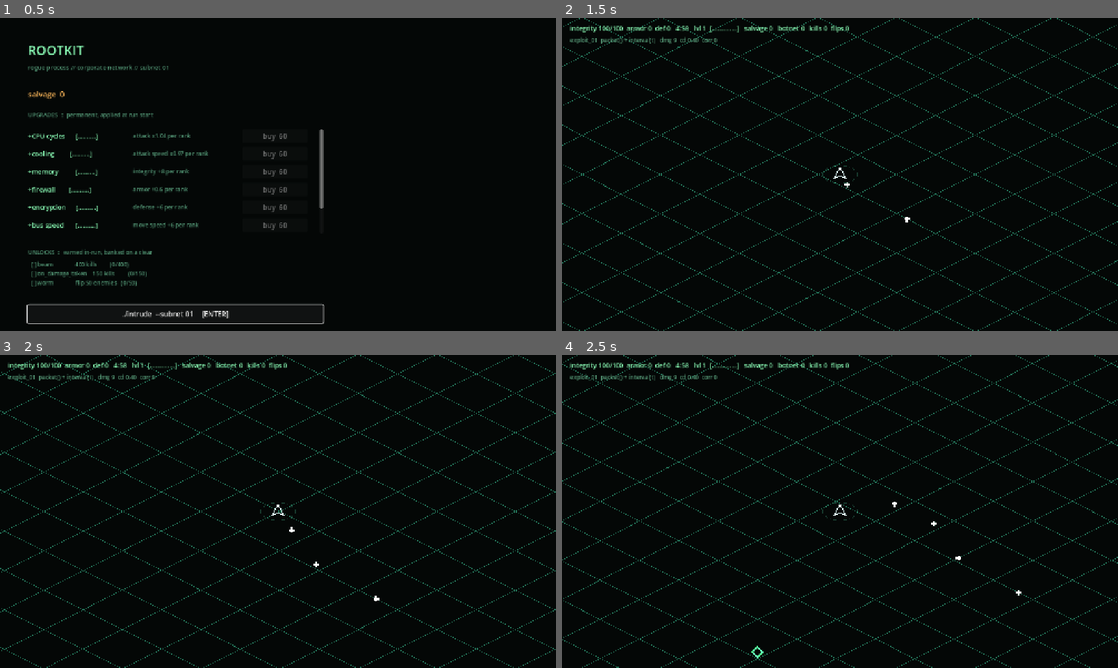
Above: before the commit, frames 1-4 (two rows, left to right).
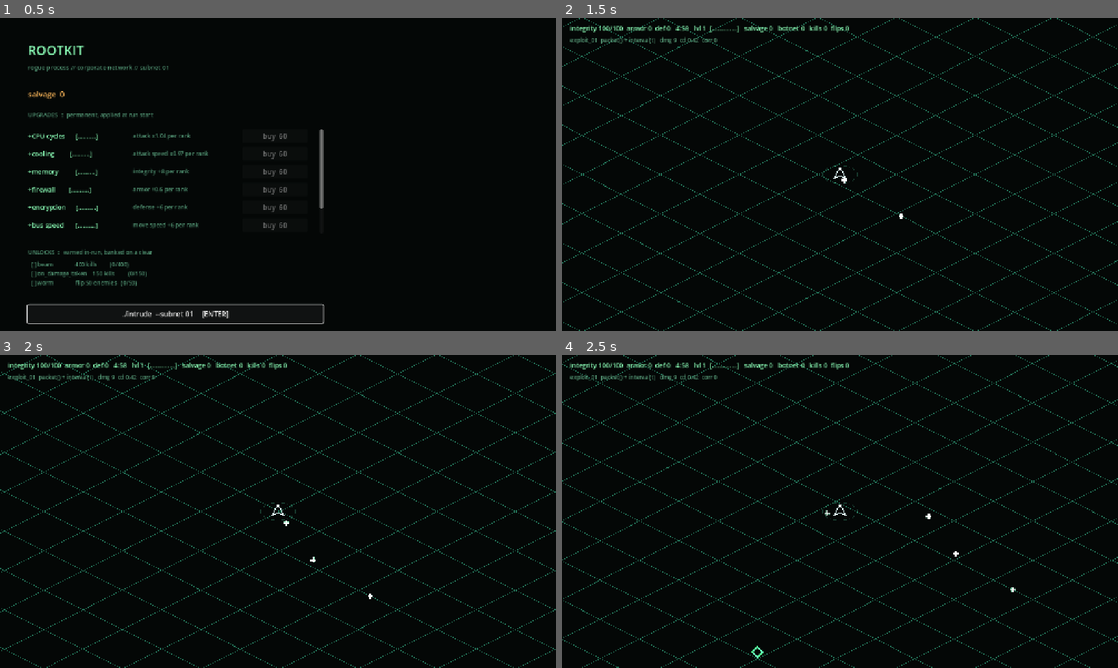
Above: after the commit, the same moments.

Repository: seanperkins/rootkit-game
Game: Godot game, scene res://scenes/main.tscn
The game is run twice, just before and just after one commit, with the same random seed, the same clock (stepped at 60 frames per second) and the same inputs.
Inputs:
- Up to frame 1 (0.5 s): no input
- Up to frame 2 (1.5 s): click "./intrude --subnet 01 [ENTER]" at 0.5 s; tap Enter at 1.25, 1.35 s; hold D from 1.28 s (still down)
- Up to frame 3 (2 s): keep holding D
- Up to frame 4 (2.5 s): release D at 2.03 s; hold S from 2.03 s (still down); tap Keypad Enter at 2.1 s

Frame 1 is identical in both runs. In frame 2, less than 0.1% of the frame differs, in the area x 24-63%, y 6-66%; in frame 3, less than 0.1%; in frame 4, 0.1%, in the area x 24-83%, y 6-77%.

Commit message:
feat: triggers scale cadence proportionally instead of additively
A flat cooldown meant the same card was worth -20% on packet and -12% on
broadcast, and at rank 5 every vector converged on the MIN_COOLDOWN floor — a
safety clamp doing the balancing, and vector identity erased exactly when a build
matured. cadence_mult multiplies instead, and the floor is proportional to the
vector's own base, so the ratio at the floor IS the base ratio.

Measured on the extreme build (interval r5 + overclock r5 in both slots + maxed
cooling), where all four vectors previously sat on 0.05 = 20/s:

  packet    0.060 (16.7/s)   broadcast 0.102 (9.8/s)
  beam      0.072 (13.9/s)   chain     0.108 (9.3/s)
  broadcast:packet = 1.7000, exactly the base ratio

Four validate() rules enforce the two data preconditions the guarantee rests on:
only a VECTOR may carry cooldown, no VECTOR may carry cadence_mult, a VECTOR must
carry cooldown at or above 0.4167, and cadence_mult must be at least 0.01. Each
was measured passing validation while breaking something.

The table conversion, the floor and the rules land together by necessity: the
rules error on the pre-conversion table, and the floor needs a vector_base that
triggers are no longer polluting.

Diff:
--- a/data/module_table.gd
+++ b/data/module_table.gd
@@ -33,11 +33,11 @@
 
 		# --- TRIGGER --------------------------------------------------------
 		Module.make(&"interval", "interval(t)", S.TRIGGER,
-			{&"cooldown": -0.10}, [], 0, T.INTERVAL),
+			{&"cadence_mult": 0.85}, [], 0, T.INTERVAL),
 		Module.make(&"on_kill", "on_kill()", S.TRIGGER,
-			{&"damage": 3.0, &"cooldown": 0.35}, [], 0, T.ON_KILL),
+			{&"damage": 3.0, &"cadence_mult": 1.52}, [], 0, T.ON_KILL),
 		Module.make(&"on_hit", "on_hit()", S.TRIGGER,
-			{&"damage": 1.0, &"cooldown": 0.20}, [], 0, T.ON_HIT),
+			{&"damage": 1.0, &"cadence_mult": 1.30}, [], 0, T.ON_HIT),
 		Module.make(&"on_damage_taken", "on_damage_taken()", S.TRIGGER,
 			{&"damage": 8.0, &"radius": 40.0}, [], 0, T.ON_DAMAGE_TAKEN),
 
@@ -55,7 +55,7 @@
 		Module.make(&"botnet_expand", "fork()", S.PAYLOAD,
 			{&"botnet_cap": 2.0}),
 		Module.make(&"overclock", "overclock", S.PAYLOAD,
-			{&"damage": 2.0, &"cooldown": -0.12}),
+			{&"damage": 2.0, &"cadence_mult": 0.82}),
 
 		# --- PAYLOAD, defensive ------------------------------------------------
 		# None contributes damage, so equipping one is a real cost against the two
--- a/scripts/build/compiler.gd
+++ b/scripts/build/compiler.gd
@@ -37,8 +37,10 @@
 	&"reach":  [&"radius", &"travel"],
 }
 
-## Both clamps guard the same bug class: an unbounded additive stat. Cooldown
-## reached -1.70s at max rank and hung a `while accumulator >= cooldown` loop.
+## The projectile_speed clamp guards an unbounded additive stat. The cooldown
+## floors guard something else now: cadence is a product of positives, so it can
+## no longer reach the -1.70s that once hung a `while accumulator >= cooldown`
+## loop. See the two floors in build() for what each one is actually for.
 ## projectile_speed had no clamp at all and would have failed silently, as
 ## missed hits nobody could reproduce. 960 = 60 * (PROJECTILE_RADIUS 4 +
 ## ENEMY_RADIUS 12): the bound is the smallest combined radius, not the cell size.
@@ -71,7 +73,11 @@
 	if ex.trigger != null:
 		_fold(r, ex.trigger)
 
-	# Captured pre-multiplier, pre-clamp. See ResolvedExploit.base_cooldown.
+	# cooldown is contributed ONLY by vectors now — validate() enforces it — so at
+	# this point r.cooldown IS the vector's raw base, which is exactly what the
+	# proportional floor needs, with no extra field to carry it.
+	var vector_base := r.cooldown
+	r.cooldown *= r.cadence_mult
 	r.base_cooldown = r.cooldown
 
 	# The player layer is the PERCENTAGE layer: modules contribute flat numbers,
@@ -84,7 +90,19 @@
 		for sk in MULT_KEYS[mk]:
 			r.set(sk, r.get(sk) * f)
 
-	r.cooldown = maxf(r.cooldown, MIN_COOLDOWN)
+	# Two floors. The PROPORTIONAL one is where balance happens: every vector
+	# bottoms out at the same fraction of a different base, so the ratio at the
+	# floor is the base ratio and reaching it is not a failure.
+	#
+	# MIN_COOLDOWN is the absolute guard, and its real load is the NULL-VECTOR
+	# path: an exploit founded on a TRIGGER has vector_base 0.0, so the
+	# proportional floor collapses to 0.0 and only this stands between
+	# _step5_fire's `while _fire_acc >= r.cooldown` and a zero cooldown. That
+	# state is reachable — legal_targets offers EMPTY_SLOT on a not-yet-created
+	# exploit for any slot type — and harmless, since every fire path gates on
+	# r.inert, but it is what this constant is actually for.
+	r.cooldown = maxf(r.cooldown,
+		maxf(MIN_COOLDOWN, vector_base * MIN_CADENCE_FRACTION))
 	r.projectile_speed = minf(r.projectile_speed, MAX_PROJECTILE_SPEED)
 	# Fold in float, floor ONCE at the end: 0.5 + 0.5 must be 1, not 0 + 0.
 	r.pierce = floori(r.pierce)
@@ -153,4 +171,33 @@
 		errs.append("module '%s': contributes corruption without the corruption tag" % m.id)
 	if m.max_rank < 1:
 		errs.append("module '%s': max_rank must be >= 1" % m.id)
+
+	# A factor of zero, negative, or vanishingly small. 1e-9 passes a bare "> 0".
+	if m.stats.has(&"cadence_mult") and float(m.stats[&"cadence_mult"]) < 0.01:
+		errs.append("module '%s': cadence_mult must be >= 0.01" % m.id)
+
+	# The floor reads r.cooldown as the vector's raw base. A PAYLOAD shipping
+	# {cooldown: 0.40} was measured passing validate(), poisoning vector_base and
+	# collapsing broadcast:packet from 1.70 to 1.14.
+	if m.slot != Module.Slot.VECTOR and m.stats.has(&"cooldown"):
+		errs.append("module '%s': only a VECTOR may carry cooldown" % m.id)
+
+	# The ratio guarantee needs the cadence product to be vector-INDEPENDENT. A
+	# packet variant carrying cadence_mult 0.60 was measured producing a
+	# SOME-floored state with the ratio sliding 2.83 -> 2.43 -> 1.99 -> 1.70. The
+	# configuration also has no expressive power: applied once and unranked it is
+	# identical to editing the vector's base, EXCEPT in the floor term, which
+	# reads the raw base — so its only distinct behaviour IS the broken ratio.
+	if m.slot == Module.Slot.VECTOR and m.stats.has(&"cadence_mult"):
+		errs.append("module '%s': a VECTOR may not carry cadence_mult" % m.id)
+
+	# The guarantee's other precondition: below this the ABSOLUTE floor binds for
+	# some vectors and not others, and the ratio collapses. Requires the KEY, not
+	# merely a value when present — a VECTOR omitting cooldown has vector_base 0.0
+	# and fires at a permanent 20/s, and the inert-path argument does not cover
+	# it, because such an exploit with a trigger is NOT inert.
+	if m.slot == Module.Slot.VECTOR and (not m.stats.has(&"cooldown") \
+			or float(m.stats[&"cooldown"]) < MIN_COOLDOWN / MIN_CADENCE_FRACTION):
+		errs.append("module '%s': a VECTOR must carry cooldown >= %.4f"
+			% [m.id, MIN_COOLDOWN / MIN_CADENCE_FRACTION])
 	return errs
--- a/tests/test_build.gd
+++ b/tests/test_build.gd
@@ -4,7 +4,7 @@
 ## the enclosing function WITHOUT failing the suite — verified: a missing property
 ## access here printed a SCRIPT ERROR and the suite still reported "PASS — all
 ## cases" while four checks never ran. Counting them makes that loud.
-const EXPECTED_CHECKS := 50
+const EXPECTED_CHECKS := 51
 
 var failures := 0
 var checks := 0
@@ -99,16 +99,22 @@
 	var r5 := Compiler.build(ex)
 	_check("rank 5 vector fires at the same cadence", r5.cooldown, r1.cooldown)
 	_check("and that cadence is the module's own", r1.cooldown,
-		base + T[&"interval"].stats[&"cooldown"])
+		base * T[&"interval"].stats[&"cadence_mult"])
 	_check("while its damage does scale", r5.damage > r1.damage, true)
 
-## Stack every cooldown contributor at max rank and the floor must still hold.
+## Stack every cadence contributor at max rank, in BOTH payload slots, and the
+## PROPORTIONAL floor holds. The absolute MIN_COOLDOWN no longer binds for any
+## legal build — that is the point of the change, so it is asserted here.
 func cooldown_clamp() -> void:
-	var ex := _mk(&"broadcast", &"interval", [&"overclock"])
+	var ex := _mk(&"broadcast", &"interval", [&"overclock", &"overclock"])
 	ex.trigger.rank = 5
 	ex.payloads[0].rank = 5
-	var r := Compiler.build(ex)
-	_check("cooldown clamped to MIN_COOLDOWN", r.cooldown, Compiler.MIN_COOLDOWN)
+	ex.payloads[1].rank = 5
+	var base: float = T[&"broadcast"].stats[&"cooldown"]
+	var r := Compiler.build(ex, {&"haste": 0.70})
+	_check("floored at the vector's own fraction", r.cooldown,
+		base * Compiler.MIN_CADENCE_FRACTION)
+	_check("above the absolute floor", r.cooldown > Compiler.MIN_COOLDOWN, true)
 	_check("cooldown never negative", r.cooldown > 0.0, true)
 
 func speed_clamp() -> void:
@@ -305,6 +311,8 @@
 func cadence_mult_folds_by_product() -> void:
 	var a := Module.make(&"synth_a", "synth_a", Module.Slot.PAYLOAD, {&"cadence_mult": 0.5})
 	var b := Module.make(&"synth_b", "synth_b", Module.Slot.PAYLOAD, {&"cadence_mult": 0.5})
-	var ex := _mk(&"broadcast", &"interval")
+	# on_damage_taken, not interval: interval carries a cadence_mult of its own
+	# now, so using it here would fold 0.85 into the product being asserted.
+	var ex := _mk(&"broadcast", &"on_damage_taken")
 	ex.place(a); ex.place(b)
 	_check("two factors multiply, never add", Compiler.build(ex).cadence_mult, 0.25)
--- a/tests/test_multipliers.gd
+++ b/tests/test_multipliers.gd
@@ -108,11 +108,15 @@
 func haste_before_clamp() -> void:
 	var t := ModuleTable.by_id()
 	var ex := Exploit.new()
-	ex.place(t[&"packet"]); ex.place(t[&"interval"])   # 0.50 - 0.10 = 0.40
+	ex.place(t[&"packet"]); ex.place(t[&"interval"])   # 0.50 x 0.85 = 0.425
 	var base := Compiler.build(ex)
 	_check("mid-range cooldown is above the clamp",
 		base.cooldown > Compiler.MIN_COOLDOWN, true)
 	var fast := Compiler.build(ex, {&"haste": 0.5})
 	_check("haste halves a mid-range cooldown", fast.cooldown, base.cooldown * 0.5)
-	_check("haste never breaches MIN_COOLDOWN",
-		Compiler.build(ex, {&"haste": 0.001}).cooldown, Compiler.MIN_COOLDOWN)
+	# The binding floor is PROPORTIONAL now: packet floors at 0.50 x 0.12 = 0.060,
+	# and MIN_COOLDOWN no longer binds for any legal build. This assertion used to
+	# pin the absolute guard, which is now only reachable on the null-vector path.
+	_check("haste cannot tunnel under the proportional floor",
+		Compiler.build(ex, {&"haste": 0.001}).cooldown,
+		float(t[&"packet"].stats[&"cooldown"]) * Compiler.MIN_CADENCE_FRACTION)
